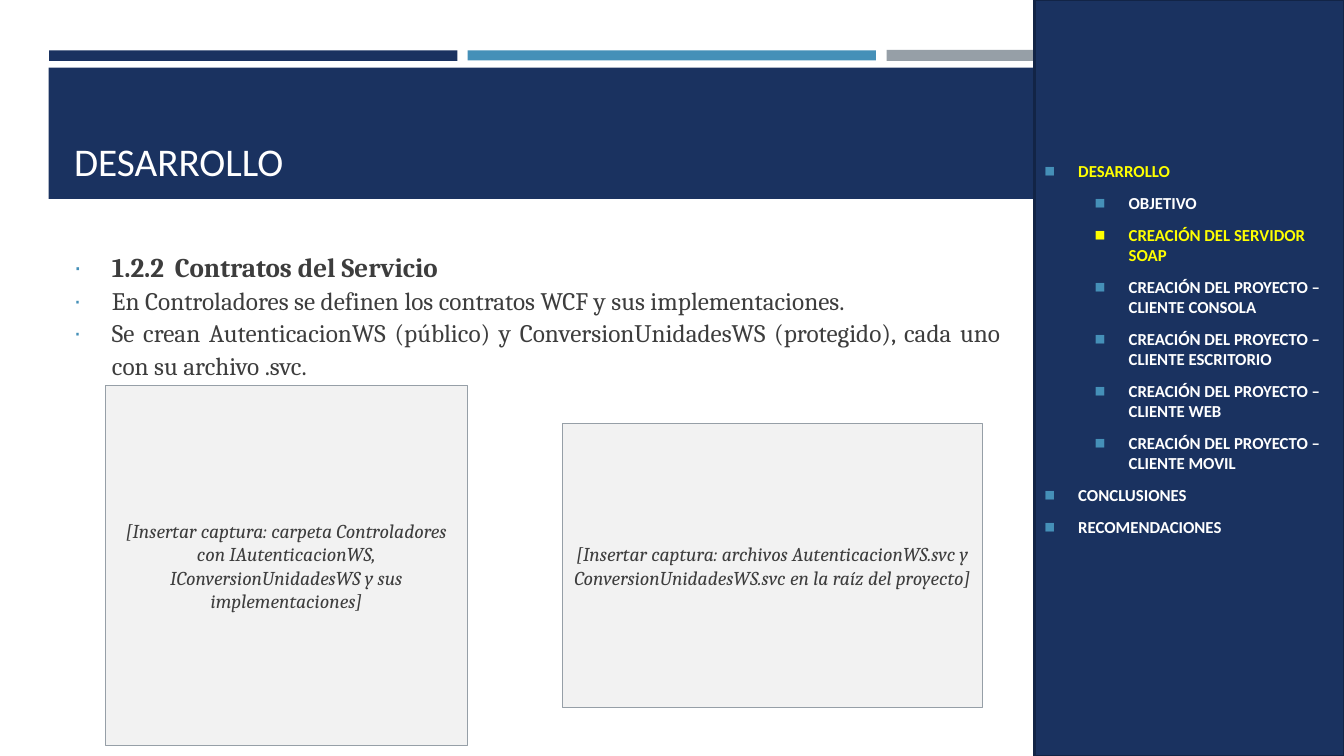
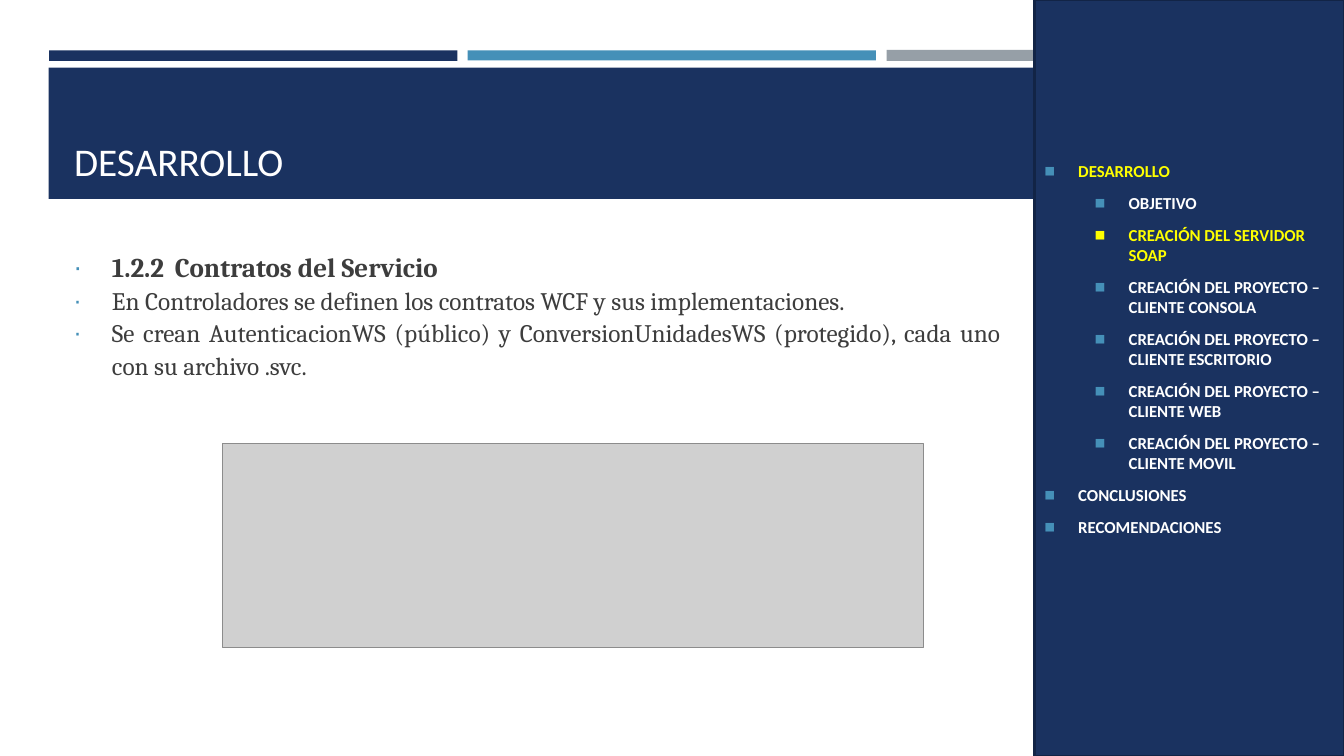
Before and after one commit to Teo344/Arquitectura_GRUPO03, a slide deck: slide 7 of TI.1.2. PAO202651_SOAP_DOTNET_SINBDD_NRC36884_GR03/05. DOCUMENTACION/PRESENTACION TI.1.2. SOAP sin BDD en DOTNET GR03.pptx. Drawn at 1344x756 pixels with LibreOffice and Linux fonts; fonts in the diff are those of the drawing; grey boxes stand for pictures. Boxes give left, top, right and bottom in pixels: in the first picture for what was removed or moved away, otherwise in the second. Text is boxed around its words. In the diff, an @@ line names an element or a change of style, - is before the commit and + after.

```diff
--- a/TI.1.2. PAO202651_SOAP_DOTNET_SINBDD_NRC36884_GR03/05. DOCUMENTACION/PRESENTACION TI.1.2. SOAP sin BDD en DOTNET GR03.pptx
+++ b/TI.1.2. PAO202651_SOAP_DOTNET_SINBDD_NRC36884_GR03/05. DOCUMENTACION/PRESENTACION TI.1.2. SOAP sin BDD en DOTNET GR03.pptx
@@ rectangle removed at box(106, 386, 468, 746) @@
-[Insertar captura: carpeta Controladores con IAutenticacionWS, IConversionUnidadesWS y sus implementaciones]
@@ picture added at box(223, 444, 924, 647) @@
@@ rectangle removed at box(563, 423, 983, 707) @@
-[Insertar captura: archivos AutenticacionWS.svc y ConversionUnidadesWS.svc en la raíz del proyecto]
```
Also in this commit, not shown: 29 other slides changed, 2 slides removed, 1 other file.
